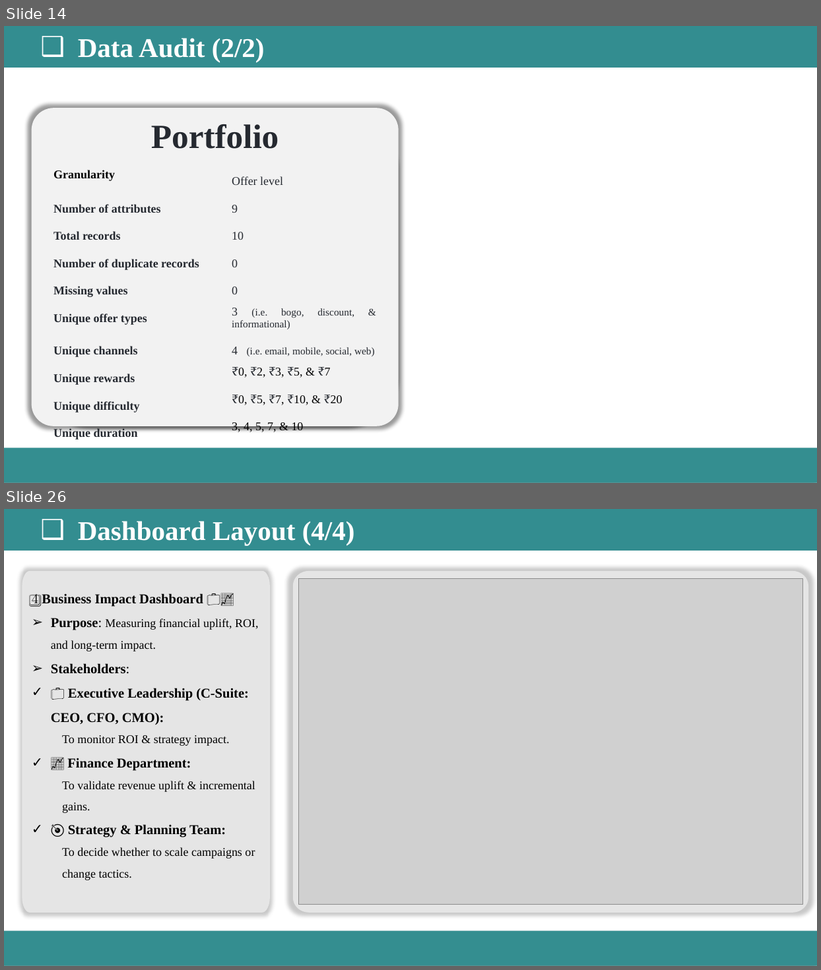
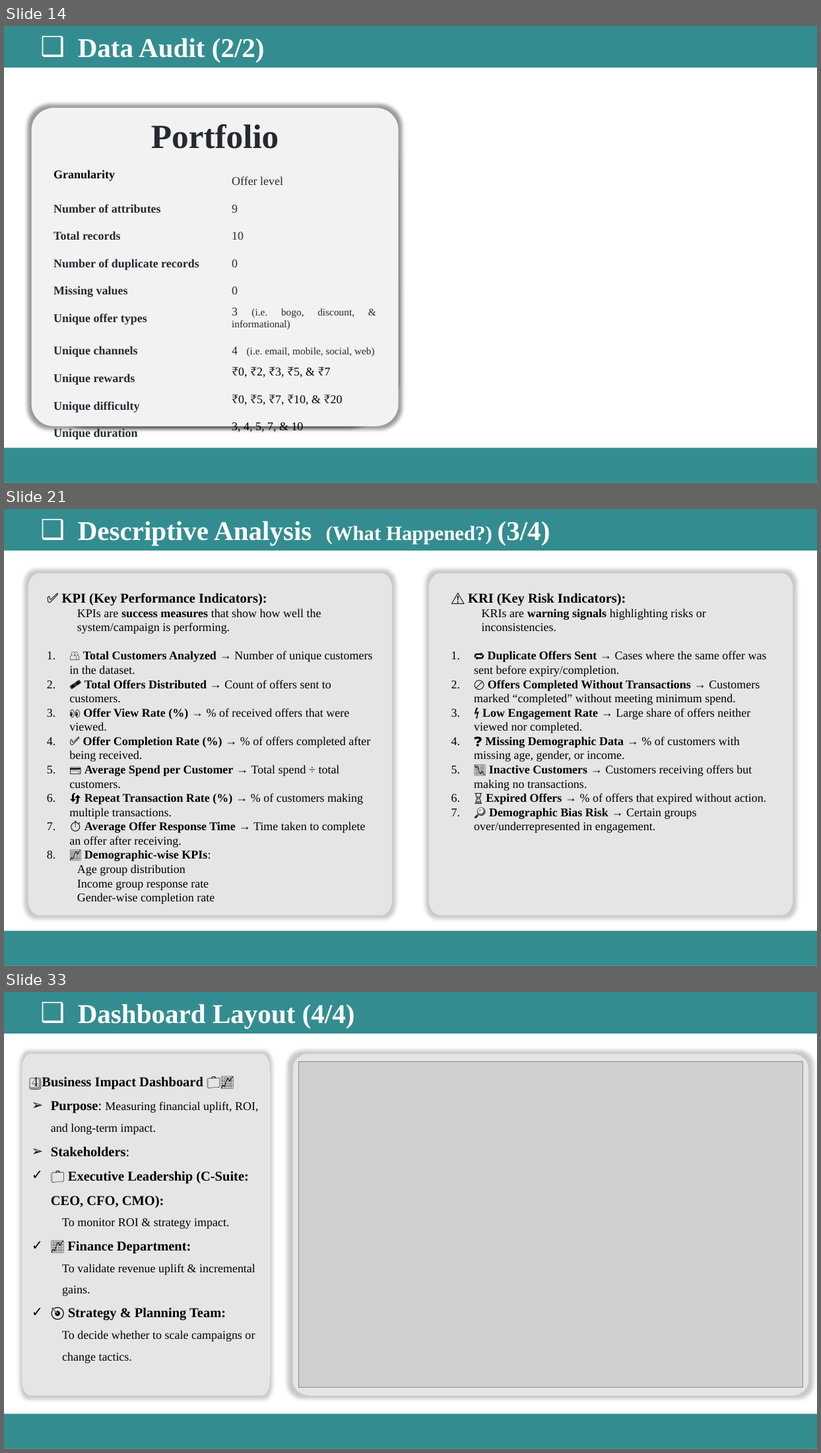
Before and after one commit to Dipesh-Ydv/Starbucks-Analysis, a slide deck: Starbucks_Analysis_Presentation.pptx. Shown one above the other, each under a label of ours: slides 14 and 26 before the commit, slides 14, 21 and 33 after it; the slides between them are not shown. The pictures are 821x970 and 821x1453 pixels, drawn with LibreOffice and Linux fonts; fonts in the diff are those of the drawing; grey boxes stand for pictures. Boxes give left, top, right and bottom in pixels: in the first picture for what was removed or moved away, otherwise in the second. Text is boxed around its words. In the diff, an @@ line names an element or a change of style, - is before the commit and + after.

```diff
--- a/Starbucks_Analysis_Presentation.pptx
+++ b/Starbucks_Analysis_Presentation.pptx
@@ slide 21 added at (4, 509, 817, 966), background #FFFFFF; not listed: 1 template element that a slide beside it also shows @@
@@ rectangle added at (4, 509, 817, 550), fill #338D90, outline #338D90 2 pt, 32 pt, text #FFFFFF, bold @@
+  ❑ Descriptive Analysis (What Happened?) (3/4)
@@ freeform shape added at (28, 573, 393, 916), fill #FFFFFF at 54% opacity @@
@@ freeform shape added at (429, 573, 793, 916), fill #FFFFFF at 54% opacity @@
@@ text added at (62, 593, 373, 904), 14 pt, text #000000 @@
+✅ KPI (Key Performance Indicators):
+  KPIs are success measures that show how well the system/campaign is performing.
+1. 👥 Total Customers Analyzed → Number of unique customers in the dataset.
+2. 🎟️ Total Offers Distributed → Count of offers sent to customers.
+3. 👀 Offer View Rate (%) → % of received offers that were viewed.
+4. ✅ Offer Completion Rate (%) → % of offers completed after being received.
+5. 💳 Average Spend per Customer → Total spend ÷ total customers.
+6. 🔄 Repeat Transaction Rate (%) → % of customers making multiple transactions.
+7. ⏱️ Average Offer Response Time → Time taken to complete an offer after receiving.
+8. 📈 Demographic-wise KPIs:
+  Age group distribution
+  Income group response rate
+  Gender-wise completion rate
@@ text added at (468, 593, 767, 833), 14 pt, text #000000 @@
+⚠️ KRI (Key Risk Indicators):
+  KRIs are warning signals highlighting risks or inconsistencies.
+1. 🔁 Duplicate Offers Sent → Cases where the same offer was sent before expiry/completion.
+2. 🚫 Offers Completed Without Transactions → Customers marked “completed” without meeting minimum spend.
+3. ⚡ Low Engagement Rate → Large share of offers neither viewed nor completed.
+4. ❓ Missing Demographic Data → % of customers with missing age, gender, or income.
+5. 📉 Inactive Customers → Customers receiving offers but making no transactions.
+6. ⏳ Expired Offers → % of offers that expired without action.
+7. 🔎 Demographic Bias Risk → Certain groups over/underrepresented in engagement.
@@ what was slide 26 is now slide 33 @@
```
Also in this commit, not shown: 8 slides changed, 6 other slides added, 1 other file.
